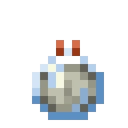
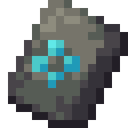
Revision of a layered 128×128 image; what changed, layer by layer:
added layer "Wklejona warstwa #134" above "Wklejona warstwa #133" over (x1=7, y1=0, x2=128, y2=128)
hid "Wklejona warstwa #105" over (x1=31, y1=39, x2=105, y2=121)
